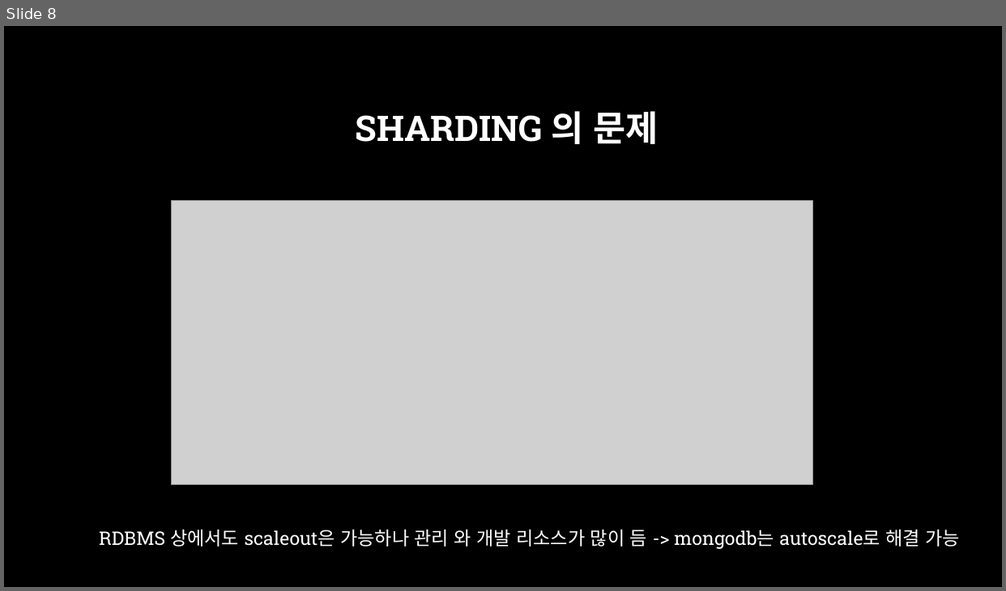
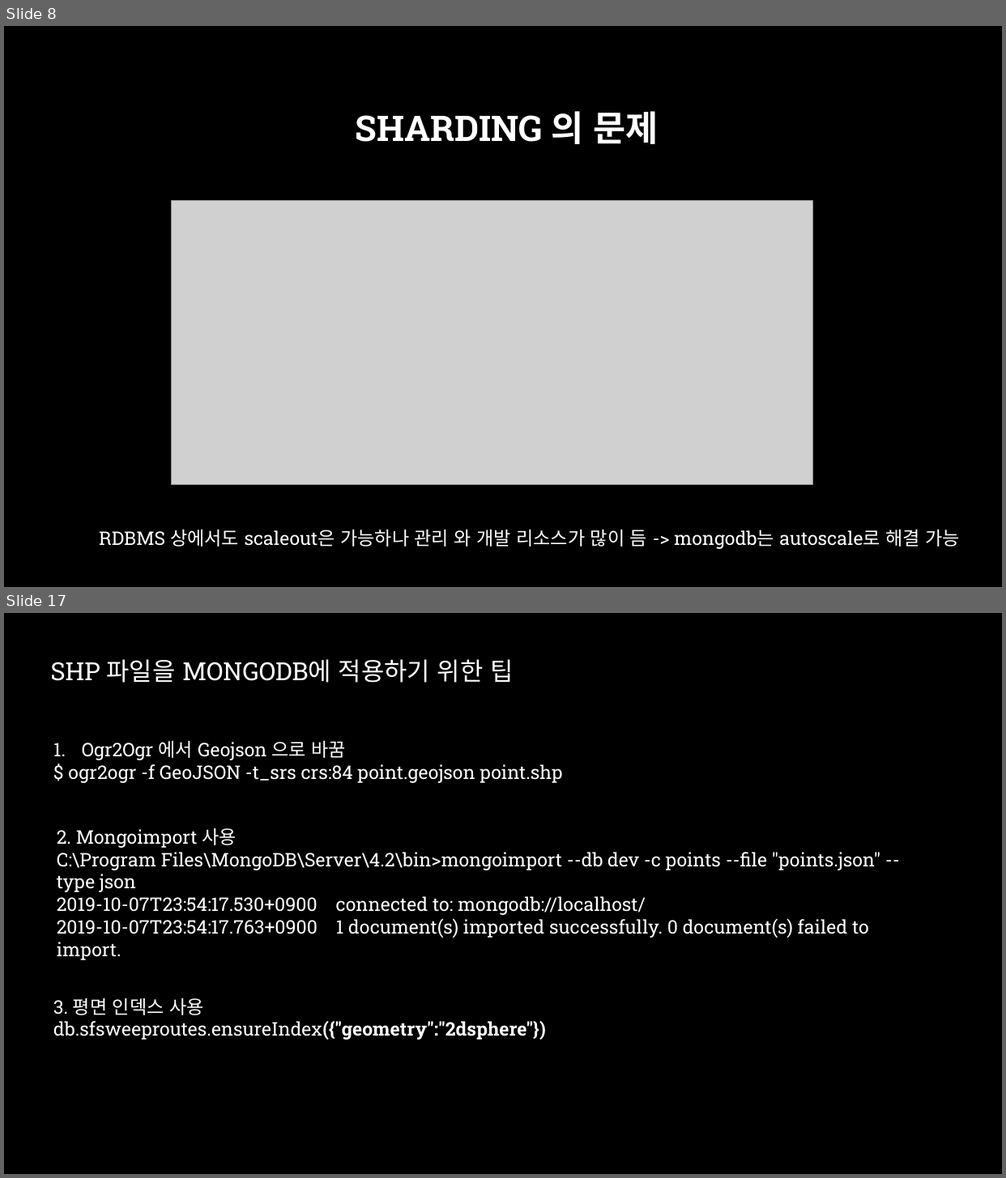
Before and after one commit to aliasgis/OSGEO, a slide deck: Mongodb 와 공간정보.pptx. Shown one above the other, each under a label of ours: slide 8 before the commit, slides 8 and 17 after it; the slides between them are not shown. The pictures are 1006x591 and 1006x1178 pixels, drawn with LibreOffice and Linux fonts; fonts in the diff are those of the drawing; grey boxes stand for pictures; background and template pictures are left out. Boxes give left, top, right and bottom in pixels: in the first picture for what was removed or moved away, otherwise in the second. Text is boxed around its words. In the diff, an @@ line names an element or a change of style, - is before the commit and + after.

```diff
--- a/Mongodb 와 공간정보.pptx
+++ b/Mongodb 와 공간정보.pptx
@@ slide 17 added at [4, 613, 1002, 1174], background picture (left out) @@
@@ text added at [51, 659, 513, 683], 24 pt, text #FFFFFF @@
+SHP 파일을 MONGODB에 적용하기 위한 팁
@@ text added at [68, 741, 562, 783], 18 pt, text #FFFFFF @@
+1. Ogr2Ogr 에서 Geojson 으로 바꿈
+$ ogr2ogr -f GeoJSON -t_srs crs:84 point.geojson point.shp
@@ text added at [57, 828, 881, 960], 18 pt, text #FFFFFF @@
+2. Mongoimport 사용
+C:\Program Files\MongoDB\Server\4.2\bin>mongoimport --db dev -c points --file "points.json" --type json
+2019-10-07T23:54:17.530+0900 connected to: mongodb://localhost/
+2019-10-07T23:54:17.763+0900 1 document(s) imported successfully. 0 document(s) failed to import.
@@ text added at [53, 999, 546, 1040], 18 pt, text #FFFFFF @@
+3. 평면 인덱스 사용
+db.sfsweeproutes.ensureIndex({"geometry":"2dsphere"})
```
Also in this commit, not shown: 2 slides changed, 10 other slides added.
